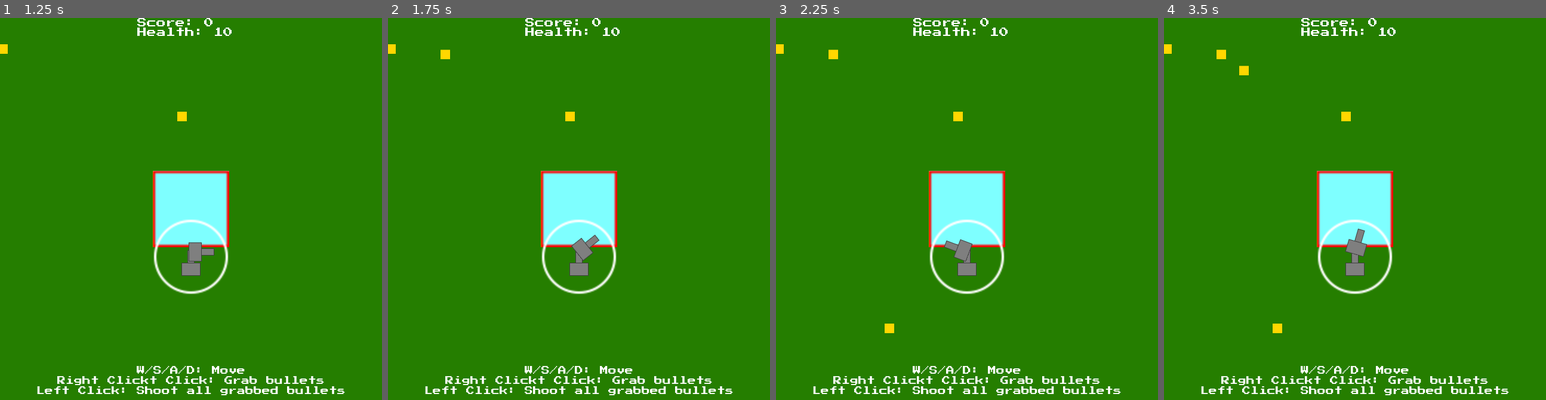
Above: before the commit, frames 1-4 (left to right).
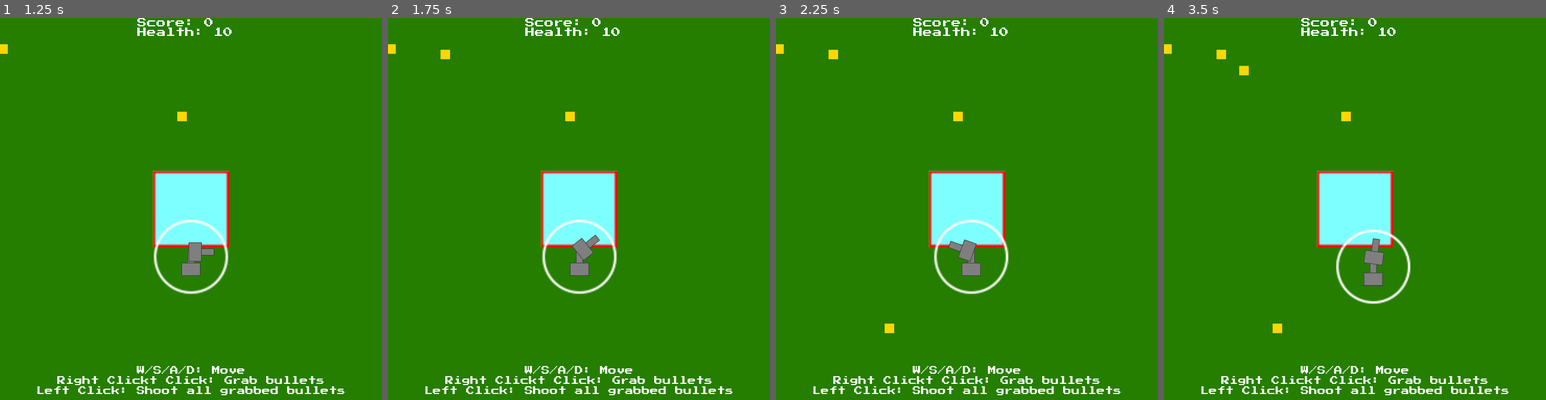
Above: after the commit, the same moments.

Repository: Xen-alpha/LD55
Game: Godot game, scene res://Main.tscn
Two runs of this game, one before a commit and one after it. Both use one fixed random seed, a clock stepped at 60 frames per second and the inputs below.
Inputs (mouse positions are in pixels of both pictures, inside the frame that each line leads up to):
- Up to frame 1 (1.25 s): click "Start" at 0.5 s
- Up to frame 2 (1.75 s): tap Enter at 1.25 s; move the mouse to (663, 189) at 1.27 s; hold Right (ui_right) from 1.28 s (still down); click (663, 189) at 1.42 s
- Up to frame 3 (2.25 s): move the mouse to (890, 228) at 2.02 s; release Right (ui_right) at 2.03 s; hold Down (ui_down) from 2.03 s (still down); click (890, 228) at 2.17 s
- Up to frame 4 (3.5 s): move the mouse to (1393, 124) at 2.77 s; release Down (ui_down) at 2.78 s; hold Right (ui_right) from 2.78 s (still down); click (1393, 124) at 2.92 s

Frame 1 is identical in both runs. In frame 2, 0.4% of the frame differs, in the area x 40-60%, y 54-72%; in frame 3, 1.2%; in frame 4, 2.0%, in the area x 40-65%, y 52-75%.

Commit message:
PostLD Update: Improve player movement

Diff:
--- a/actor/Player/Sentry.gd
+++ b/actor/Player/Sentry.gd
@@ -18,25 +18,59 @@
 		var event_key = event as InputEventKey
 		if event_key.pressed:
 			var key = OS.get_scancode_string(event_key.scancode)
-			if key == "W" and (position.y > 0) and acceleration.y > -0.5:
-				acceleration.y -= 0.1
-			if key == "S" and (position.y < 640) and acceleration.y < 0.5:
-				acceleration.y += 0.1
-			if key == "A" and (position.x > 0) and acceleration.x > -0.5:
-				acceleration.x -= 0.1
-			if key == "D" and (position.x < 640) and acceleration.x < 0.5:
-				acceleration.x += 0.1
+			if key == "W" and (position.y > 0) and acceleration.y > -2:
+				if speed.y > 0:
+					acceleration.y -= 0.4
+				else:
+					acceleration.y -= 0.2
+			if key == "S" and (position.y < 640) and acceleration.y < 2:
+				if speed.y < 0:
+					acceleration.y += 0.4
+				else:
+					acceleration.y += 0.2
+			if key == "A" and (position.x > 0) and acceleration.x > -2:
+				if speed.x > 0:
+					acceleration.x -= 0.4
+				else:
+					acceleration.x -= 0.2
+			if key == "D" and (position.x < 640) and acceleration.x < 2:
+				if speed.x < 0:
+					acceleration.x += 0.4
+				else:
+					acceleration.x += 0.2
 		else:
 			acceleration = Vector2(0,0)
 
 # Called every frame. 'delta' is the elapsed time since the previous frame.
 func _process(delta):
+	# Post-LD Fix: process input here
+	if Input.is_action_pressed("ui_up") and (position.y > 0) and acceleration.y > - 100:
+		if speed.y > 0:
+			acceleration.y -= 2
+		else:
+			acceleration.y -= 1
+	if Input.is_action_pressed("ui_down") and (position.y < 640) and acceleration.y < 100:
+		if speed.y < 0:
+			acceleration.y += 2
+		else:
+			acceleration.y += 1
+	if Input.is_action_pressed("ui_left") and (position.x > 0) and acceleration.x > - 100:
+		if speed.x > 0:
+			acceleration.x -= 2
+		else:
+			acceleration.x -= 1
+	if Input.is_action_pressed("ui_right") and (position.x < 640) and acceleration.x < 100:
+		if speed.x < 0:
+			acceleration.x += 2
+		else:
+			acceleration.x += 1
+	# mouse_pos check
 	var mouse_pos = get_global_mouse_position()
 	var diff = mouse_pos - position
 	gun_vector = diff.normalized()
 	get_node("Sprite/Gun").rotation = gun_vector.angle() + PI / 2
 	# acceleration
-	speed += acceleration
+	speed += acceleration * delta
 	position += speed * delta
 	if (position.y <= 0):
 		position.y = 1
--- a/project.godot
+++ b/project.godot
@@ -73,6 +73,37 @@
 
 common/drop_mouse_on_gui_input_disabled=true
 
+[input]
+
+ui_left={
+"deadzone": 0.5,
+"events": [ Object(InputEventKey,"resource_local_to_scene":false,"resource_name":"","device":0,"alt":false,"shift":false,"control":false,"meta":false,"command":false,"pressed":false,"scancode":16777231,"physical_scancode":0,"unicode":0,"echo":false,"script":null)
+, Object(InputEventJoypadButton,"resource_local_to_scene":false,"resource_name":"","device":0,"button_index":14,"pressure":0.0,"pressed":false,"script":null)
+, Object(InputEventKey,"resource_local_to_scene":false,"resource_name":"","device":0,"alt":false,"shift":false,"control":false,"meta":false,"command":false,"pressed":false,"scancode":0,"physical_scancode":65,"unicode":0,"echo":false,"script":null)
+ ]
+}
+ui_right={
+"deadzone": 0.5,
+"events": [ Object(InputEventKey,"resource_local_to_scene":false,"resource_name":"","device":0,"alt":false,"shift":false,"control":false,"meta":false,"command":false,"pressed":false,"scancode":16777233,"physical_scancode":0,"unicode":0,"echo":false,"script":null)
+, Object(InputEventJoypadButton,"resource_local_to_scene":false,"resource_name":"","device":0,"button_index":15,"pressure":0.0,"pressed":false,"script":null)
+, Object(InputEventKey,"resource_local_to_scene":false,"resource_name":"","device":0,"alt":false,"shift":false,"control":false,"meta":false,"command":false,"pressed":false,"scancode":0,"physical_scancode":68,"unicode":0,"echo":false,"script":null)
+ ]
+}
+ui_up={
+"deadzone": 0.5,
+"events": [ Object(InputEventKey,"resource_local_to_scene":false,"resource_name":"","device":0,"alt":false,"shift":false,"control":false,"meta":false,"command":false,"pressed":false,"scancode":16777232,"physical_scancode":0,"unicode":0,"echo":false,"script":null)
+, Object(InputEventJoypadButton,"resource_local_to_scene":false,"resource_name":"","device":0,"button_index":12,"pressure":0.0,"pressed":false,"script":null)
+, Object(InputEventKey,"resource_local_to_scene":false,"resource_name":"","device":0,"alt":false,"shift":false,"control":false,"meta":false,"command":false,"pressed":false,"scancode":0,"physical_scancode":87,"unicode":0,"echo":false,"script":null)
+ ]
+}
+ui_down={
+"deadzone": 0.5,
+"events": [ Object(InputEventKey,"resource_local_to_scene":false,"resource_name":"","device":0,"alt":false,"shift":false,"control":false,"meta":false,"command":false,"pressed":false,"scancode":16777234,"physical_scancode":0,"unicode":0,"echo":false,"script":null)
+, Object(InputEventJoypadButton,"resource_local_to_scene":false,"resource_name":"","device":0,"button_index":13,"pressure":0.0,"pressed":false,"script":null)
+, Object(InputEventKey,"resource_local_to_scene":false,"resource_name":"","device":0,"alt":false,"shift":false,"control":false,"meta":false,"command":false,"pressed":false,"scancode":0,"physical_scancode":83,"unicode":0,"echo":false,"script":null)
+ ]
+}
+
 [layer_names]
 
 2d_physics/layer_1="Platform"
